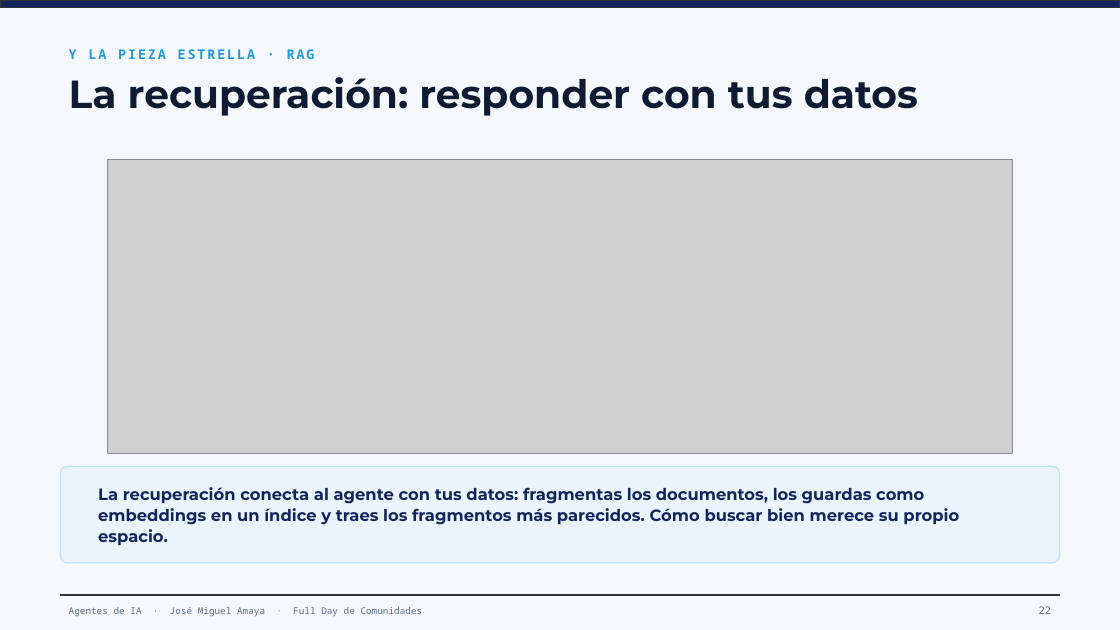
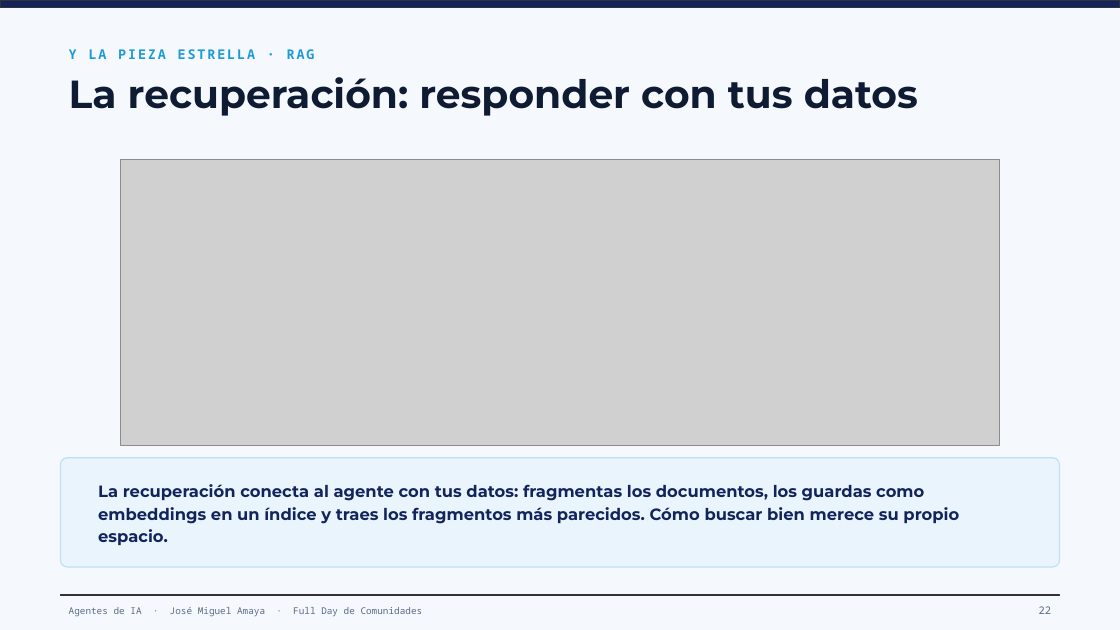
Before and after one commit to joseamaya/joseamaya.github.com, a slide deck: slide 22 of agentes-de-ia/agentes-intro.pptx. Drawn at 1120x630 pixels with LibreOffice and Linux fonts; fonts in the diff are those of the drawing; grey boxes stand for pictures. Boxes give left, top, right and bottom in pixels: in the first picture for what was removed or moved away, otherwise in the second. Text is boxed around its words. In the diff, an @@ line names an element or a change of style, - is before the commit and + after.

Commit message:
Slide 22: redraw RAG flow connector and give closing card breathing room

```diff
--- a/agentes-de-ia/agentes-intro.pptx
+++ b/agentes-de-ia/agentes-intro.pptx
@@ picture: place and size @@
-picture at (108, 160, 1012, 454)
+picture at (121, 160, 1000, 445)
@@ rounded rectangle: place and size @@
-rounded rectangle at (60, 466, 1060, 563)
+rounded rectangle at (60, 458, 1060, 567)
@@ rounded rectangle at (60, 458, 1060, 567): proportions changed @@
@@ text "La recuperación conecta al agente ..." at (98, 484, 959, 545): line spacing 1.08 to 1.15 @@
```
Also in this commit, not shown: 2 other files.
